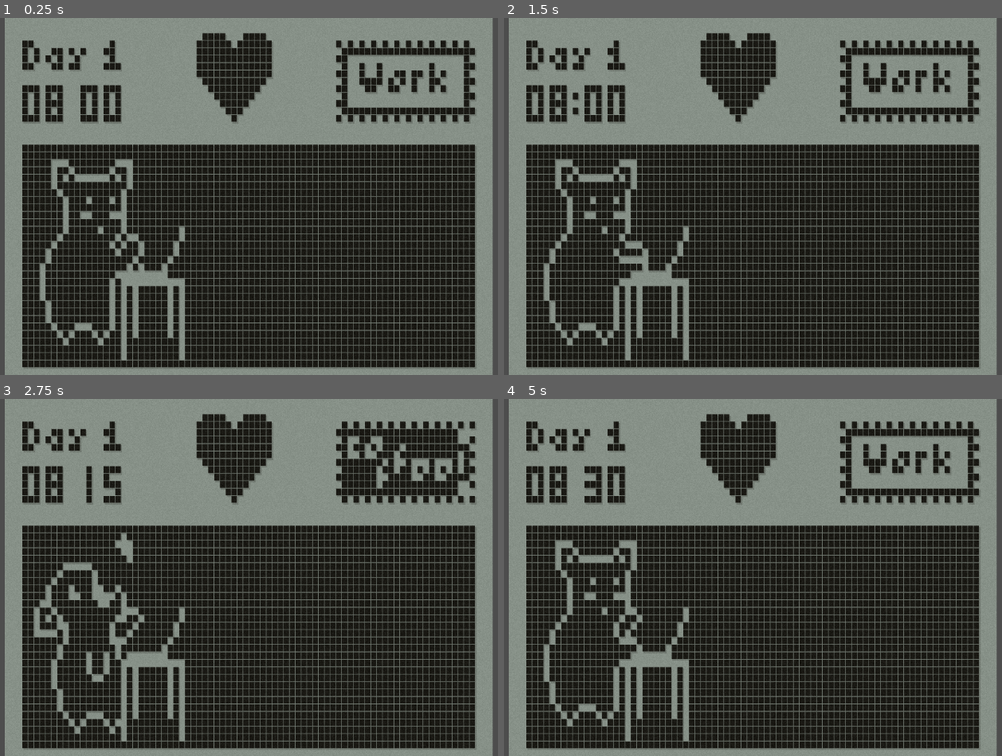
Above: before the commit, frames 1-4 (two rows, left to right).
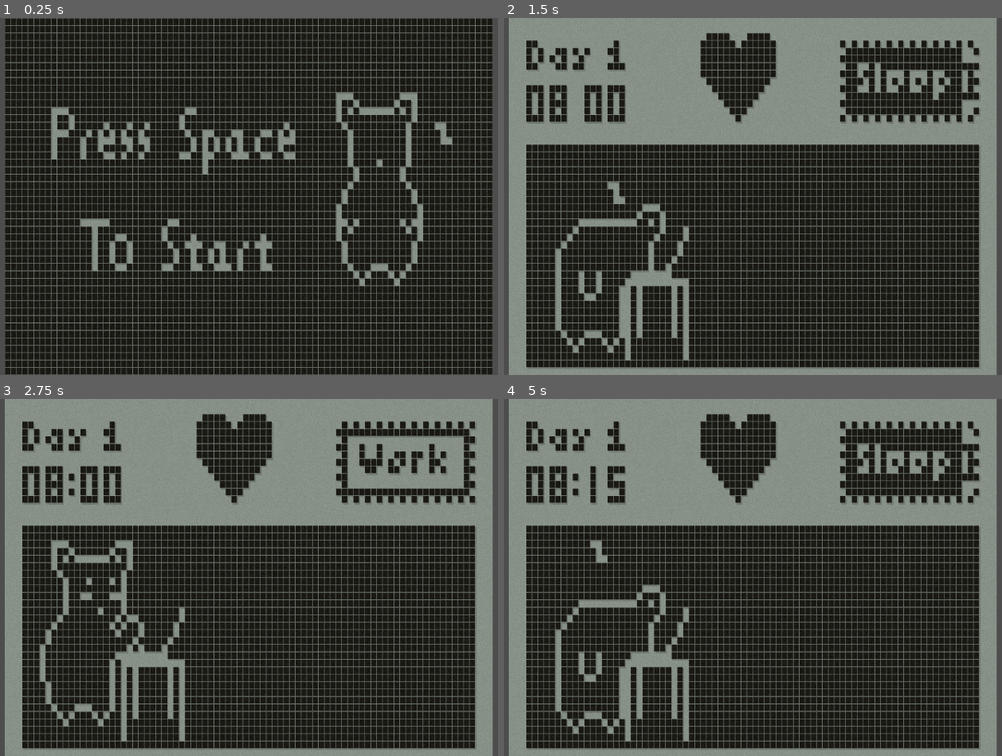
Above: after the commit, the same moments.

Repository: aherrington7452/maruvail_nokia-game-jam-7
Game: Godot game, scene res://scene/main.tscn
The game is run twice, just before and just after one commit, with the same random seed, the same clock (stepped at 60 frames per second) and the same inputs.
Inputs:
- Up to frame 1 (0.25 s): no input
- Up to frame 2 (1.5 s): hold Up (move_up) 0.53-1.28 s; tap Space (interact) at 0.6, 1.35 s; hold Down (move_down) from 1.28 s (still down)
- Up to frame 3 (2.75 s): release Down (move_down) at 2.03 s; hold Up (move_up) from 2.03 s (still down); tap Space (interact) at 2.1 s
- Up to frame 4 (5 s): tap Space (interact) at 2.85, 3.6, 4.35 s; release Up (move_up) at 3.53 s; hold Down (move_down) from 3.53 s (still down)

The runs differ from the first frame. In frame 1, 39% of the frame differs, in the area x 0-99%, y 0-100%; in frame 2, 5.8%; in frame 3, 6.0%; in frame 4, 6.0%.

Commit message:
title screen into main game

Diff:
--- a/scene/main.tscn
+++ b/scene/main.tscn
@@ -1,7 +1,7 @@
 [gd_scene load_steps=6 format=3 uid="uid://pstqes7jcym2"]
 
 [ext_resource type="Script" path="res://scripts/main.gd" id="1_xi8ql"]
-[ext_resource type="PackedScene" uid="uid://c1ghgv40hy0xi" path="res://scene/work_station_total.tscn" id="2_6bujo"]
+[ext_resource type="PackedScene" uid="uid://cyss75qcl81w" path="res://scene/title_screen.tscn" id="2_k3m8r"]
 [ext_resource type="Shader" path="res://assets/shaders/nokia-3310.gdshader" id="3_ekjb8"]
 
 [sub_resource type="ViewportTexture" id="ViewportTexture_l502v"]
@@ -29,7 +29,9 @@
 canvas_item_default_texture_filter = 0
 size = Vector2i(84, 48)
 
-[node name="WorkStationTotal" parent="Screen" instance=ExtResource("2_6bujo")]
+[node name="Node" type="Node" parent="Screen"]
+
+[node name="TitleScreen" parent="Screen/Node" instance=ExtResource("2_k3m8r")]
 
 [node name="AspectRatioContainer" type="AspectRatioContainer" parent="."]
 unique_name_in_owner = true
--- /dev/null
+++ b/scene/title_screen.gd
@@ -0,0 +1,17 @@
+extends Node2D
+
+@onready var animated_sprite_2d: AnimatedSprite2D = $AnimatedSprite2D
+@onready var screen: SubViewport = %Screen
+
+
+func _process(_delta) -> void:
+	if Input.is_action_just_pressed("interact"):
+		animated_sprite_2d.play("awake")
+	if Input.is_action_just_pressed("move_up"):
+		animated_sprite_2d.play("sleeping")
+
+
+func _on_animated_sprite_2d_animation_finished() -> void:
+	var scene = preload("res://scene/work_station_ui.tscn").instantiate()
+	get_parent().add_child(scene)
+	queue_free()
--- /dev/null
+++ b/scene/title_screen.tscn
@@ -0,0 +1,101 @@
+[gd_scene load_steps=15 format=3 uid="uid://cyss75qcl81w"]
+
+[ext_resource type="Script" path="res://scene/title_screen.gd" id="1_4lnxg"]
+[ext_resource type="Texture2D" uid="uid://da6d3hyrrelu7" path="res://sprite images/titleScreen/titlescreensleeping.png" id="2_ipfus"]
+[ext_resource type="Texture2D" uid="uid://cxbxa614eytjg" path="res://sprite images/titleScreen/titlescreenAwake.png" id="2_nqtjh"]
+
+[sub_resource type="AtlasTexture" id="AtlasTexture_yh3c6"]
+atlas = ExtResource("2_nqtjh")
+region = Rect2(0, 0, 84, 48)
+
+[sub_resource type="AtlasTexture" id="AtlasTexture_2uto2"]
+atlas = ExtResource("2_nqtjh")
+region = Rect2(84, 0, 84, 48)
+
+[sub_resource type="AtlasTexture" id="AtlasTexture_7es1h"]
+atlas = ExtResource("2_nqtjh")
+region = Rect2(168, 0, 84, 48)
+
+[sub_resource type="AtlasTexture" id="AtlasTexture_xtbms"]
+atlas = ExtResource("2_nqtjh")
+region = Rect2(252, 0, 84, 48)
+
+[sub_resource type="AtlasTexture" id="AtlasTexture_46qwh"]
+atlas = ExtResource("2_ipfus")
+region = Rect2(0, 0, 84, 48)
+
+[sub_resource type="AtlasTexture" id="AtlasTexture_srmwy"]
+atlas = ExtResource("2_ipfus")
+region = Rect2(84, 0, 84, 48)
+
+[sub_resource type="AtlasTexture" id="AtlasTexture_yvi76"]
+atlas = ExtResource("2_ipfus")
+region = Rect2(168, 0, 84, 48)
+
+[sub_resource type="AtlasTexture" id="AtlasTexture_k4mib"]
+atlas = ExtResource("2_ipfus")
+region = Rect2(252, 0, 84, 48)
+
+[sub_resource type="AtlasTexture" id="AtlasTexture_xwmc4"]
+atlas = ExtResource("2_ipfus")
+region = Rect2(336, 0, 84, 48)
+
+[sub_resource type="AtlasTexture" id="AtlasTexture_0w3ob"]
+atlas = ExtResource("2_ipfus")
+region = Rect2(420, 0, 84, 48)
+
+[sub_resource type="SpriteFrames" id="SpriteFrames_imiln"]
+animations = [{
+"frames": [{
+"duration": 1.0,
+"texture": SubResource("AtlasTexture_yh3c6")
+}, {
+"duration": 1.0,
+"texture": SubResource("AtlasTexture_2uto2")
+}, {
+"duration": 1.0,
+"texture": SubResource("AtlasTexture_7es1h")
+}, {
+"duration": 1.0,
+"texture": SubResource("AtlasTexture_xtbms")
+}],
+"loop": false,
+"name": &"awake",
+"speed": 8.0
+}, {
+"frames": [{
+"duration": 1.0,
+"texture": SubResource("AtlasTexture_46qwh")
+}, {
+"duration": 1.0,
+"texture": SubResource("AtlasTexture_srmwy")
+}, {
+"duration": 1.0,
+"texture": SubResource("AtlasTexture_yvi76")
+}, {
+"duration": 1.0,
+"texture": SubResource("AtlasTexture_k4mib")
+}, {
+"duration": 1.0,
+"texture": SubResource("AtlasTexture_xwmc4")
+}, {
+"duration": 1.0,
+"texture": SubResource("AtlasTexture_0w3ob")
+}],
+"loop": true,
+"name": &"sleeping",
+"speed": 5.0
+}]
+
+[node name="TitleScreen" type="Node2D"]
+script = ExtResource("1_4lnxg")
+
+[node name="AnimatedSprite2D" type="AnimatedSprite2D" parent="."]
+position = Vector2(42, 24)
+sprite_frames = SubResource("SpriteFrames_imiln")
+animation = &"awake"
+autoplay = "sleeping"
+frame = 3
+frame_progress = 1.0
+
+[connection signal="animation_finished" from="AnimatedSprite2D" to="." method="_on_animated_sprite_2d_animation_finished"]
--- a/scene/work_station_total.tscn
+++ /dev/null
@@ -1,7 +0,0 @@
-[gd_scene load_steps=2 format=3 uid="uid://c1ghgv40hy0xi"]
-
-[ext_resource type="PackedScene" uid="uid://chq7q4ec0a3li" path="res://scene/work_station_ui.tscn" id="1_wp8mv"]
-
-[node name="WorkStationTotal" type="Node"]
-
-[node name="WorkStationUI" parent="." instance=ExtResource("1_wp8mv")]
--- a/scene/work_station_ui.tscn
+++ b/scene/work_station_ui.tscn
@@ -1,7 +1,7 @@
 [gd_scene load_steps=156 format=3 uid="uid://chq7q4ec0a3li"]
 
 [ext_resource type="Script" path="res://scripts/scr_work_station.gd" id="1_0a8c3"]
-[ext_resource type="Texture2D" uid="uid://ddchk14xmuhp" path="res://sprite images/day_counter_ani.png" id="2_tlhmq"]
+[ext_resource type="Texture2D" uid="uid://ddchk14xmuhp" path="res://sprite images/clock/day_counter_ani.png" id="2_tlhmq"]
 [ext_resource type="Texture2D" uid="uid://ddvn6q7mbi6jk" path="res://sprite images/cat/drinking_animation_bare.png" id="9_of765"]
 [ext_resource type="Texture2D" uid="uid://c3uf4mgtgm06m" path="res://sprite images/states/selection_animation.png" id="10_17pts"]
 [ext_resource type="Texture2D" uid="uid://s5l8cf58plxd" path="res://sprite images/cat/sleeping_animation.png" id="10_pkvy2"]
@@ -12,9 +12,9 @@
 [ext_resource type="Texture2D" uid="uid://q5fqs1ib6faa" path="res://sprite images/heart_inner_ani.png" id="12_ibvke"]
 [ext_resource type="Texture2D" uid="uid://8ayplsjgr11s" path="res://sprite images/states/coffee_animation.png" id="12_mp3it"]
 [ext_resource type="Texture2D" uid="uid://bsdmj0ultnxp6" path="res://sprite images/states/work_bar_animation_full.png" id="12_vpi4a"]
-[ext_resource type="Texture2D" uid="uid://cnw6i170fu3na" path="res://sprite images/clock_animation.png" id="13_ew5o5"]
+[ext_resource type="Texture2D" uid="uid://cnw6i170fu3na" path="res://sprite images/clock/clock_animation.png" id="13_ew5o5"]
 [ext_resource type="Texture2D" uid="uid://jfvxacdxgke1" path="res://sprite images/cat/cat_BG.png" id="13_wcjkg"]
-[ext_resource type="Texture2D" uid="uid://dr7xat2hw004h" path="res://sprite images/timer_colon.png" id="14_tasil"]
+[ext_resource type="Texture2D" uid="uid://dr7xat2hw004h" path="res://sprite images/clock/timer_colon.png" id="14_tasil"]
 
 [sub_resource type="AtlasTexture" id="AtlasTexture_wbxxp"]
 atlas = ExtResource("2_tlhmq")
@@ -1034,93 +1034,95 @@
 [node name="WorkStationUI" type="Node2D"]
 script = ExtResource("1_0a8c3")
 
-[node name="DayCounter" type="AnimatedSprite2D" parent="."]
+[node name="Node" type="Node" parent="."]
+
+[node name="DayCounter" type="AnimatedSprite2D" parent="Node"]
 position = Vector2(11, 5)
 sprite_frames = SubResource("SpriteFrames_olmsm")
 autoplay = "default"
 frame_progress = 0.429467
 
-[node name="Clock" type="AnimatedSprite2D" parent="."]
+[node name="Clock" type="AnimatedSprite2D" parent="Node"]
 position = Vector2(11, 11)
 sprite_frames = SubResource("SpriteFrames_u6t1a")
 autoplay = "default"
 frame_progress = 0.387598
 
-[node name="Clock Colon" type="AnimatedSprite2D" parent="Clock"]
+[node name="ClockColon" type="AnimatedSprite2D" parent="Node/Clock"]
 sprite_frames = SubResource("SpriteFrames_535rl")
 autoplay = "default"
 frame_progress = 0.913456
 
-[node name="State" type="Node" parent="."]
-
-[node name="Bars" type="AnimatedSprite2D" parent="State"]
+[node name="State" type="Node" parent="Node"]
+
+[node name="Bars" type="AnimatedSprite2D" parent="Node/State"]
 position = Vector2(69, 8)
 sprite_frames = SubResource("SpriteFrames_fadlw")
 animation = &"work"
 autoplay = "work"
 
-[node name="ActiveOutline" type="AnimatedSprite2D" parent="State"]
+[node name="ActiveOutline" type="AnimatedSprite2D" parent="Node/State"]
 position = Vector2(69, 8)
 sprite_frames = SubResource("SpriteFrames_mfdv3")
 animation = &"active"
 autoplay = "active"
 
-[node name="WorkCat" type="AnimatedSprite2D" parent="."]
+[node name="WorkCat" type="AnimatedSprite2D" parent="Node"]
 position = Vector2(18, 32)
 sprite_frames = SubResource("SpriteFrames_iqutr")
 animation = &"work"
 autoplay = "work"
 frame_progress = 0.948907
 
-[node name="Desk" type="Sprite2D" parent="WorkCat"]
+[node name="Desk" type="Sprite2D" parent="Node/WorkCat"]
 position = Vector2(7, 5)
 texture = ExtResource("12_5ight")
 
-[node name="BG" type="Sprite2D" parent="WorkCat"]
+[node name="BG" type="Sprite2D" parent="Node/WorkCat"]
 z_index = -1
 position = Vector2(24, 0)
 scale = Vector2(2.6, 1)
 texture = ExtResource("13_wcjkg")
 
-[node name="HealthOutline" type="Sprite2D" parent="."]
+[node name="HealthOutline" type="Sprite2D" parent="Node"]
 position = Vector2(39, 8)
 texture = ExtResource("11_4iboh")
 
-[node name="HealthInner" type="AnimatedSprite2D" parent="HealthOutline"]
+[node name="HealthInner" type="AnimatedSprite2D" parent="Node/HealthOutline"]
 position = Vector2(0, -1)
 sprite_frames = SubResource("SpriteFrames_tqedy")
 autoplay = "default"
 frame_progress = 0.368647
 
-[node name="ClockTimer" type="Timer" parent="."]
+[node name="ClockTimer" type="Timer" parent="Node"]
 wait_time = 2.0
 autostart = true
 
-[node name="CoffeeTimer" type="Timer" parent="."]
+[node name="CoffeeTimer" type="Timer" parent="Node"]
 wait_time = 0.5
 
-[node name="WorkTimer" type="Timer" parent="."]
+[node name="WorkTimer" type="Timer" parent="Node"]
 wait_time = 4.0
 one_shot = true
 
-[node name="SleepTimer" type="Timer" parent="."]
+[node name="SleepTimer" type="Timer" parent="Node"]
 wait_time = 2.0
 
-[node name="DrainEnergyTimer" type="Timer" parent="."]
+[node name="DrainEnergyTimer" type="Timer" parent="Node"]
 one_shot = true
 
-[node name="DrainHealthTimer" type="Timer" parent="."]
+[node name="DrainHealthTimer" type="Timer" parent="Node"]
 wait_time = 5.0
 one_shot = true
 
-[node name="GainHealthTimer" type="Timer" parent="."]
+[node name="GainHealthTimer" type="Timer" parent="Node"]
 wait_time = 3.0
 one_shot = true
 
-[connection signal="timeout" from="ClockTimer" to="." method="_on_clock_timer_timeout"]
-[connection signal="timeout" from="CoffeeTimer" to="." method="_on_coffee_timer_timeout"]
-[connection signal="timeout" from="WorkTimer" to="." method="_on_work_timer_timeout"]
-[connection signal="timeout" from="SleepTimer" to="." method="_on_sleep_timer_timeout"]
-[connection signal="timeout" from="DrainEnergyTimer" to="." method="_on_drain_energy_timer_timeout"]
-[connection signal="timeout" from="DrainHealthTimer" to="." method="_on_drain_health_timer_timeout"]
-[connection signal="timeout" from="GainHealthTimer" to="." method="_on_gain_health_timer_timeout"]
+[connection signal="timeout" from="Node/ClockTimer" to="." method="_on_clock_timer_timeout"]
+[connection signal="timeout" from="Node/CoffeeTimer" to="." method="_on_coffee_timer_timeout"]
+[connection signal="timeout" from="Node/WorkTimer" to="." method="_on_work_timer_timeout"]
+[connection signal="timeout" from="Node/SleepTimer" to="." method="_on_sleep_timer_timeout"]
+[connection signal="timeout" from="Node/DrainEnergyTimer" to="." method="_on_drain_energy_timer_timeout"]
+[connection signal="timeout" from="Node/DrainHealthTimer" to="." method="_on_drain_health_timer_timeout"]
+[connection signal="timeout" from="Node/GainHealthTimer" to="." method="_on_gain_health_timer_timeout"]
--- a/scripts/scr_work_station.gd
+++ b/scripts/scr_work_station.gd
@@ -2,38 +2,38 @@
 
 #region Set Up Variables
 
-@onready var state_label: AnimatedSprite2D = $State/Bars
-@onready var state_label_outline: AnimatedSprite2D = $State/ActiveOutline
-@onready var work_cat_animation: AnimatedSprite2D = $WorkCat
-
-@onready var work_timer: Timer = $WorkTimer
+@onready var state_label: AnimatedSprite2D = $Node/State/Bars
+@onready var state_label_outline: AnimatedSprite2D =  $Node/State/ActiveOutline
+@onready var work_cat_animation: AnimatedSprite2D = $Node/WorkCat
+
+@onready var work_timer: Timer = $Node/WorkTimer
 var work_bar_max_frames = 20 # 21 total
 var work_timer_ongoing = false
 
-@onready var sleep_timer: Timer = $SleepTimer
+@onready var sleep_timer: Timer = $Node/SleepTimer
 var sleep_bar_min_frames = 0
 var sleep_timer_ongoing = false
 var player_sleeping : bool  = false # Player forced to sleep until energy full
 
-@onready var coffee_timer: Timer = $CoffeeTimer
+@onready var coffee_timer: Timer = $Node/CoffeeTimer
 var coffee_bar_min_frames = 0
 var coffee_timer_ongoing = false
 
-@onready var drain_energy_timer: Timer = $DrainEnergyTimer
+@onready var drain_energy_timer: Timer = $Node/DrainEnergyTimer
 var energy_max_frames = 18 # 19 total
 var drain_energy_timer_ongoing : bool = false
 var energy_drain_rate = 1 # must divide evenly into 18
 
-@onready var drain_health_timer: Timer = $DrainHealthTimer
-@onready var gain_health_timer: Timer = $GainHealthTimer
-@onready var health_inner: AnimatedSprite2D = $HealthOutline/HealthInner
+@onready var drain_health_timer: Timer = $Node/DrainHealthTimer
+@onready var gain_health_timer: Timer = $Node/GainHealthTimer
+@onready var health_inner: AnimatedSprite2D = $Node/HealthOutline/HealthInner
 var health_max_frames = 11 # 12 total
 var drain_health_timer_ongoing : bool = false
 var health_drain_rate = 1 # must divide evenly into 11, so only 1 is viable
 var gain_health_timer_ongoing : bool = false
 var health_gain_rate = 1 # must divide evenly into 11, so only 1 is viable
 
-@onready var clock: AnimatedSprite2D = $Clock
+@onready var clock: AnimatedSprite2D = $Node/Clock
 
 #dictionaries
 var State = { "Work": 0, "Coffee": 1, "Sleep": 2 }
Renamed: sprite images/clock_animation.png -> sprite images/clock/clock_animation.png
Not shown, changed: sprite images/clock/clock_animation.png.import
Renamed: sprite images/day_counter_ani.png -> sprite images/clock/day_counter_ani.png
Not shown, changed: sprite images/clock/day_counter_ani.png.import
Renamed: sprite images/timer_colon.png -> sprite images/clock/timer_colon.png
Not shown, added: sprite images/clock/timer_colon.png.import
Binary file added: sprite images/titleScreen/titlescreenAwake.png
Not shown, added: sprite images/titleScreen/titlescreenAwake.png.import
Binary file added: sprite images/titleScreen/titlescreensleeping.png
Not shown, changed: sprite images/titleScreen/titlescreensleeping.png.import
